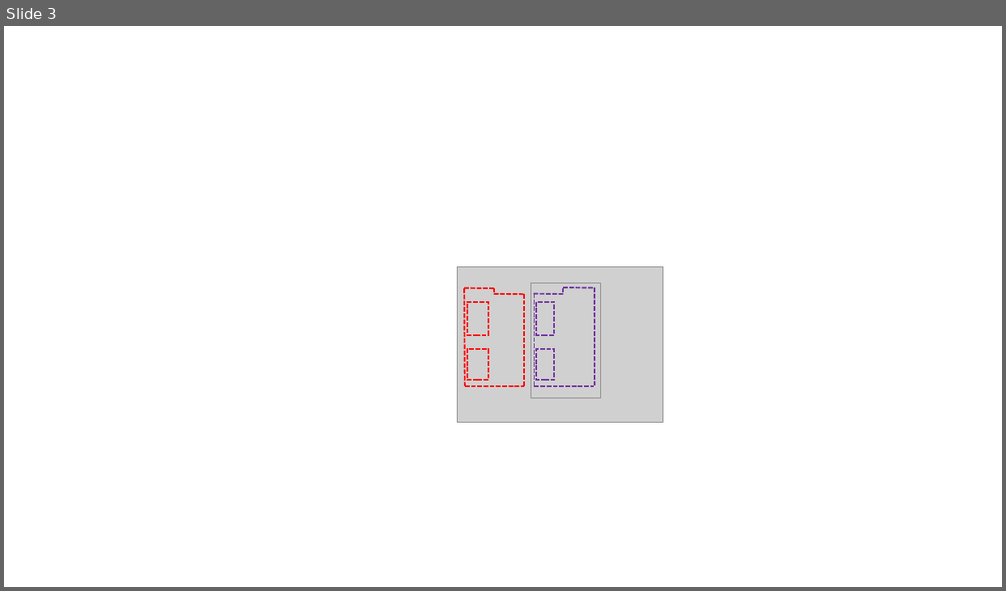
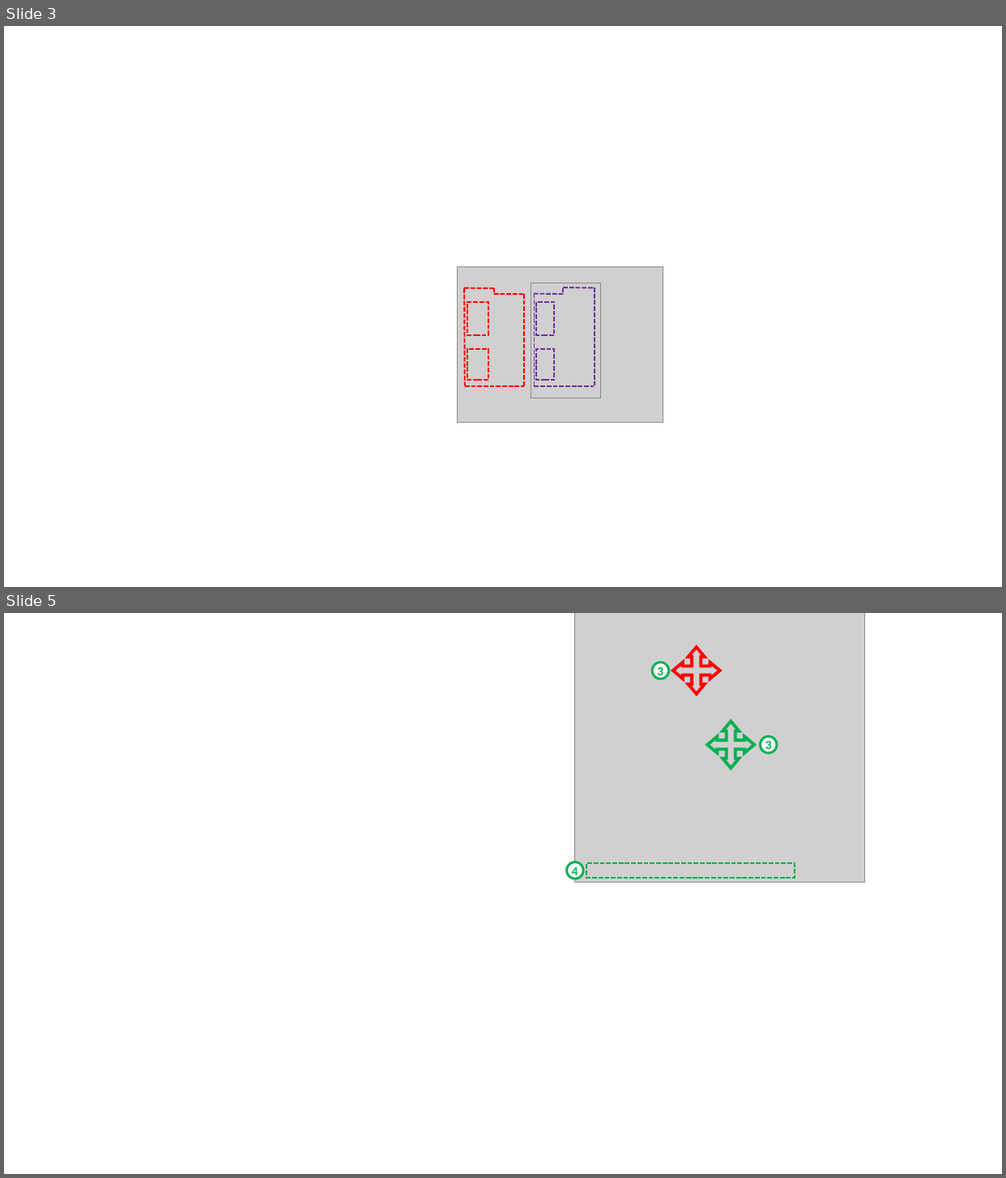
Before and after one commit to xpessoles/TP_Documents_PSI, a slide deck: 02_BrasBeta/Captures/Figures.pptx. Shown one above the other, each under a label of ours: slide 3 before the commit, slides 3 and 5 after it; the slides between them are not shown. The pictures are 1006x591 and 1006x1178 pixels, drawn with LibreOffice and Linux fonts; fonts in the diff are those of the drawing; grey boxes stand for pictures. Boxes give left, top, right and bottom in pixels: in the first picture for what was removed or moved away, otherwise in the second. Text is boxed around its words. In the diff, an @@ line names an element or a change of style, - is before the commit and + after.

```diff
--- a/02_BrasBeta/Captures/Figures.pptx
+++ b/02_BrasBeta/Captures/Figures.pptx
@@ slide 5 added at [4, 613, 1002, 1174], background #FFFFFF @@
@@ group added at [567, 613, 865, 883]: 3 ellipses, 2 quad arrows, 1 picture, 1 rectangle @@
+3
+3
+4
```
Also in this commit, not shown: 5 other slides added, 1 other file.
